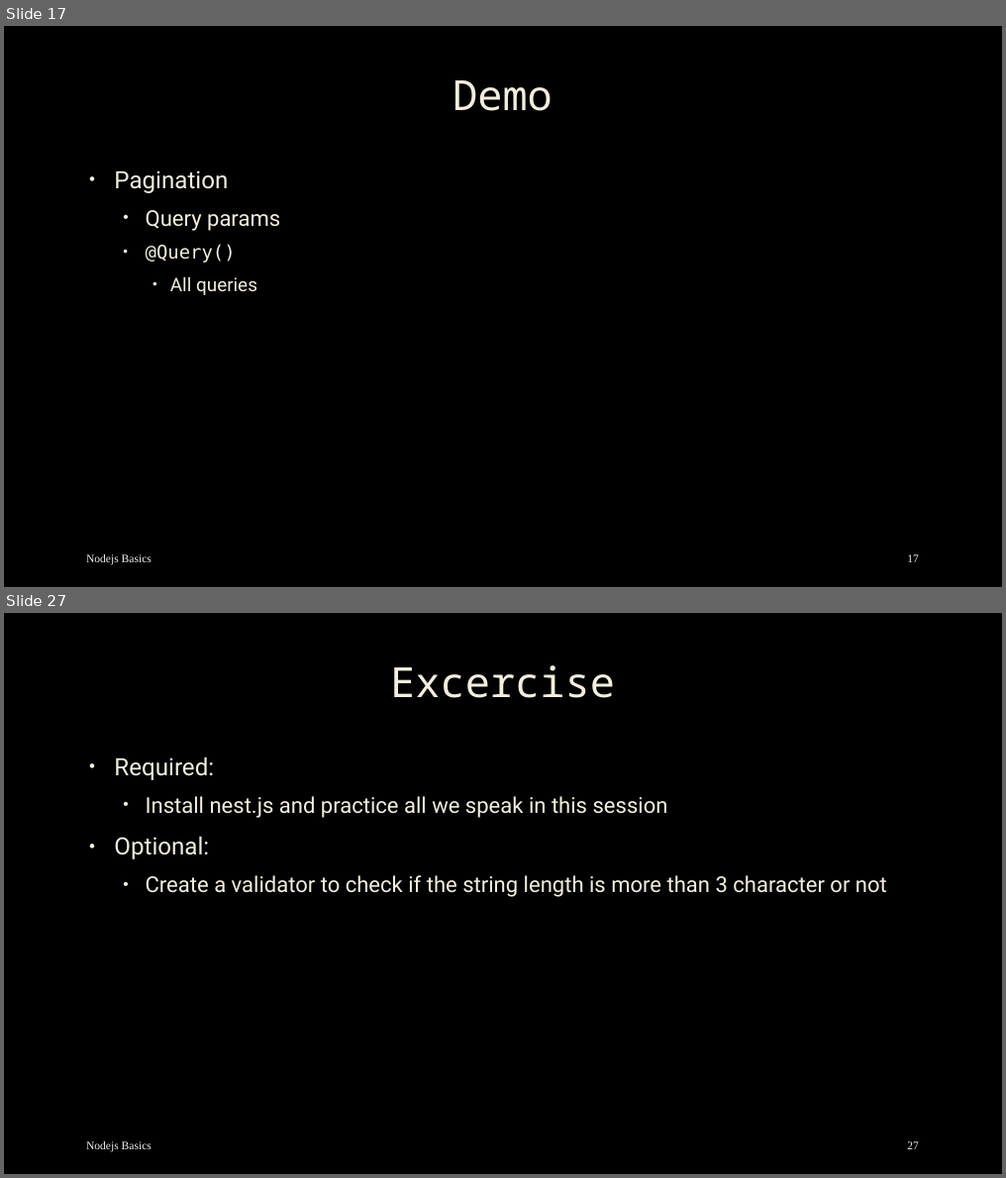
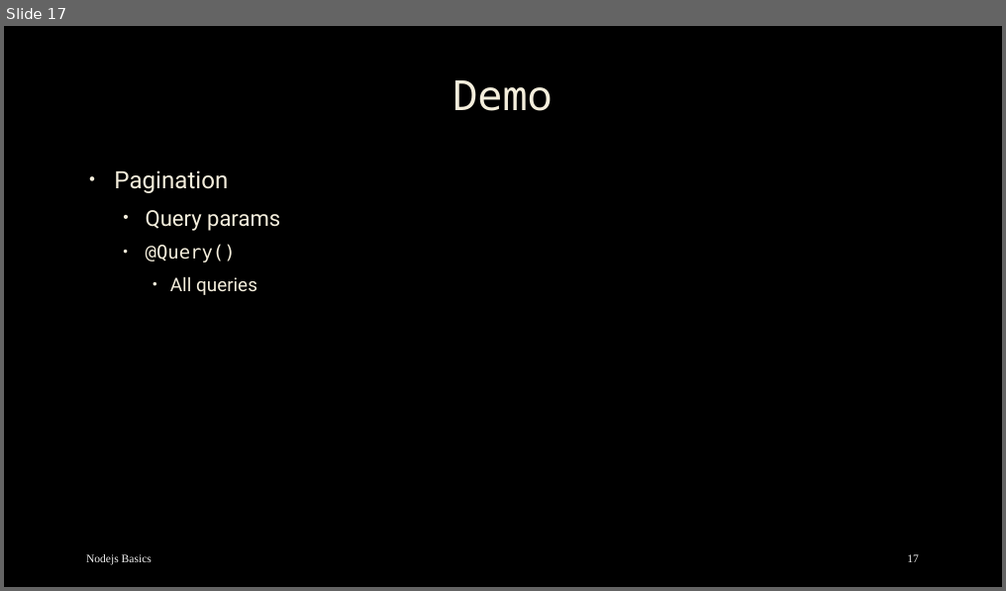
Before and after one commit to mostafa8026/nestjs-course, a slide deck: nestjs/nestjs-01.pptx. Shown one above the other, each under a label of ours: slides 17 and 27 before the commit, slide 17 after it; the slides between them are not shown. The pictures are 1006x1178 and 1006x591 pixels, drawn with LibreOffice and Linux fonts; fonts in the diff are those of the drawing; background and template pictures are left out. Boxes give left, top, right and bottom in pixels: in the first picture for what was removed or moved away, otherwise in the second. Text is boxed around its words. In the diff, an @@ line names an element or a change of style, - is before the commit and + after.

Commit message:
session 02 nestjs added

```diff
--- a/nestjs/nestjs-01.pptx
+++ b/nestjs/nestjs-01.pptx
@@ slide 27 removed at (4,613,1002,1174), background picture (left out) @@
@@ title removed at (390,665,615,698) @@
-Excercise
@@ text removed at (114,758,887,897) @@
-• Required:
-  • Install nest.js and practice all we speak in this session
-• Optional:
-  • Create a validator to check if the string length is more than 3 character or not
@@ text removed at (86,1142,152,1153) @@
-Nodejs Basics
@@ page number removed at (907,1142,919,1150) @@
-27
```
Also in this commit, not shown: 9 other slides removed, 36 other files.
